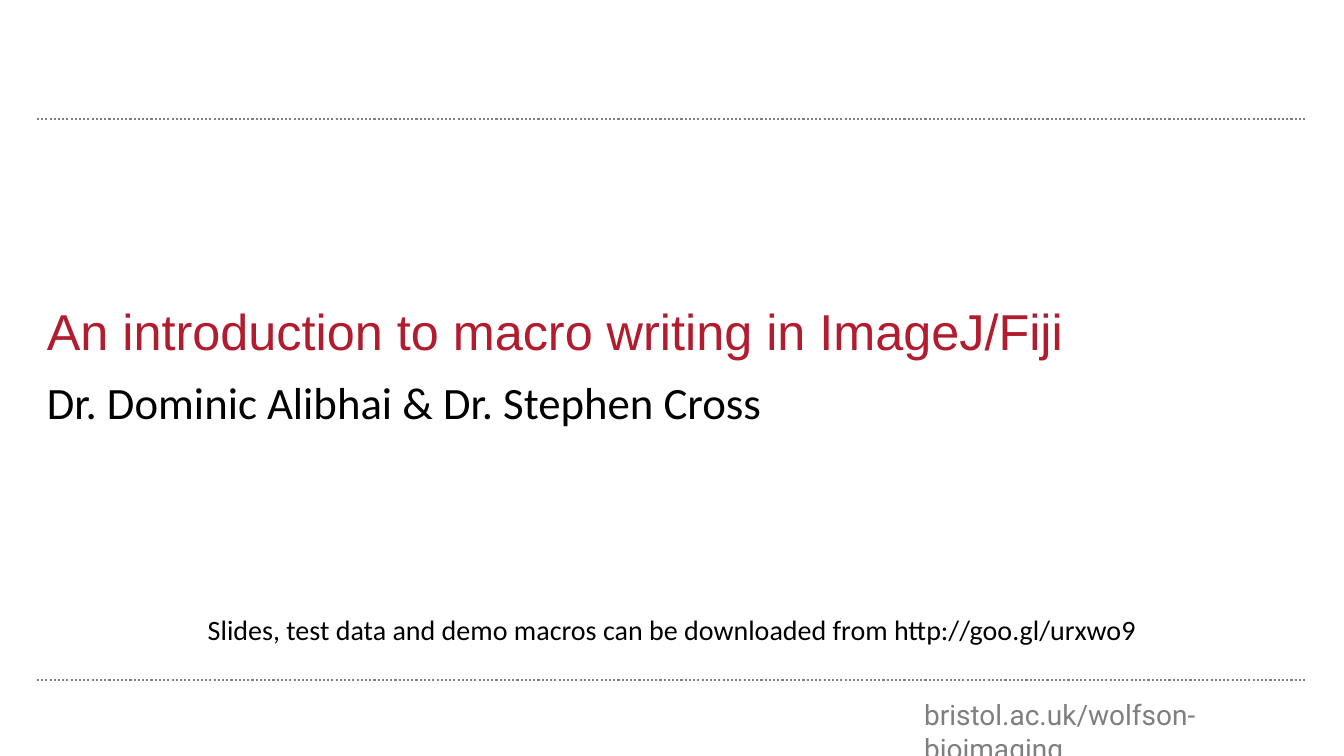
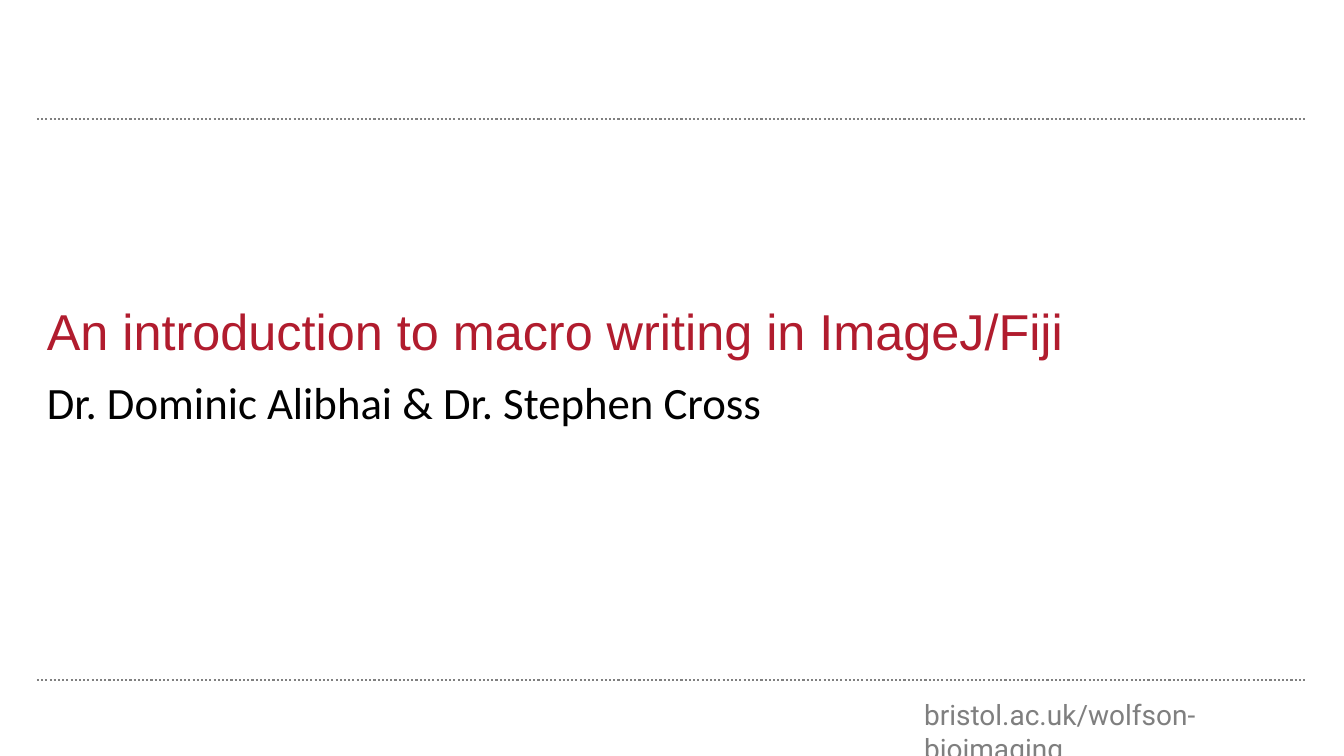
Before and after one commit to wbif-bristol/ImageJ-Fiji-Level-2-course, a slide deck: slide 1 of ImageJ_FIJI_Macro_Course_Lecture.pptx. Drawn at 1344x756 pixels with LibreOffice and Linux fonts; fonts in the diff are those of the drawing; background and template pictures are left out. Boxes give left, top, right and bottom in pixels: in the first picture for what was removed or moved away, otherwise in the second. Text is boxed around its words. In the diff, an @@ line names an element or a change of style, - is before the commit and + after.

```diff
--- a/ImageJ_FIJI_Macro_Course_Lecture.pptx
+++ b/ImageJ_FIJI_Macro_Course_Lecture.pptx
@@ text removed at bbox=[208, 620, 1135, 645] @@
-Slides, test data and demo macros can be downloaded from http://goo.gl/urxwo9
```
Also in this commit, not shown: 2 other slides changed, 1 slide added.
